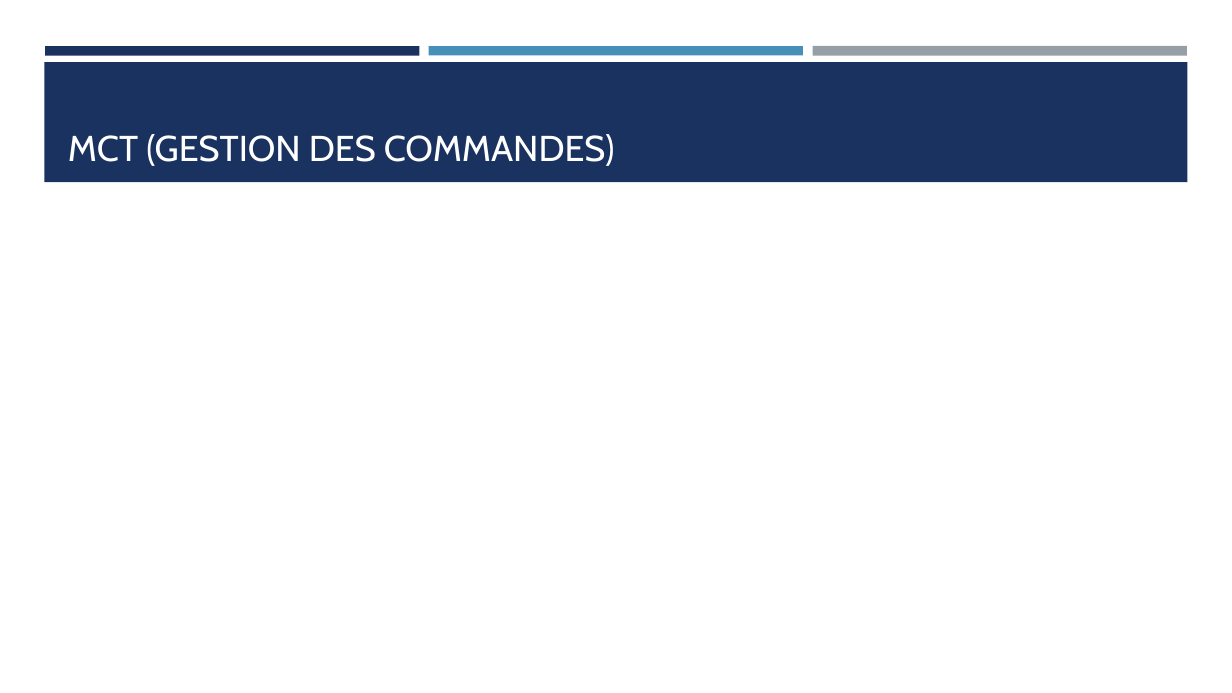
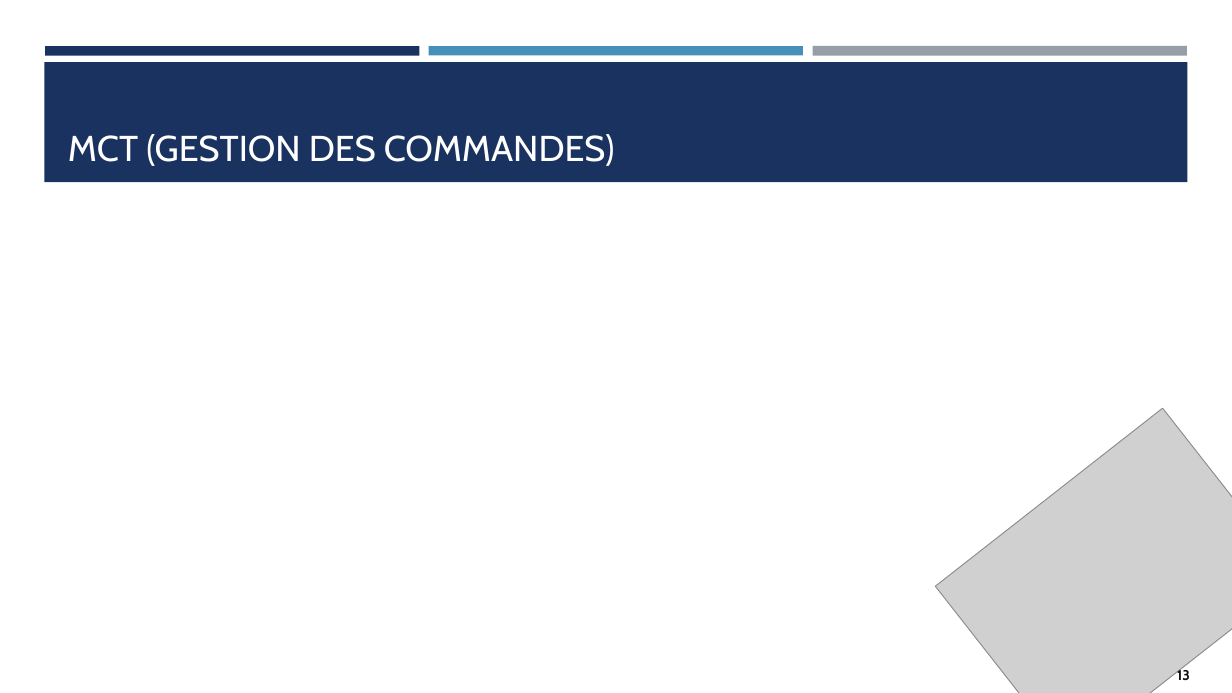
Before and after one commit to saklyayoub/bonchoix.net, a slide deck: slide 13 of global/Présentation.pptx (slide 17 before the commit). Drawn at 1232x693 pixels with LibreOffice and Linux fonts; fonts in the diff are those of the drawing; grey boxes stand for pictures. Boxes give left, top, right and bottom in pixels: in the first picture for what was removed or moved away, otherwise in the second. Text is boxed around its words. In the diff, an @@ line names an element or a change of style, - is before the commit and + after.

```diff
--- a/global/Présentation.pptx
+++ b/global/Présentation.pptx
@@ picture added at (935,408,1232,693) @@
@@ text added at (1177,668,1190,680), 11 pt, text #0D0D0D, bold @@
+13
```
Also in this commit, not shown: 11 other slides changed, 3 slides added, 11 slides removed.
